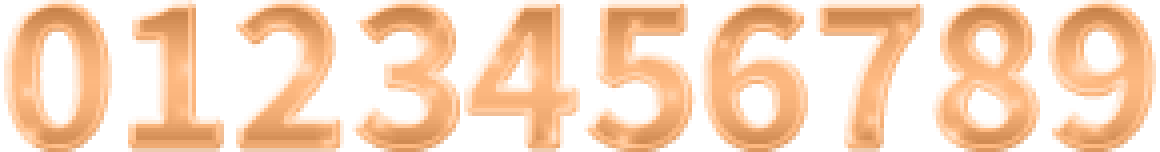
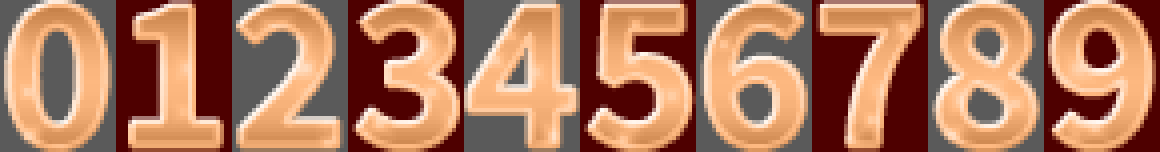
Before/after of a 1160px x 152px layered artwork. What changed in the layer stack:
showed group "グループ 1" (10 layers) over [0, 0, 1160, 152]
